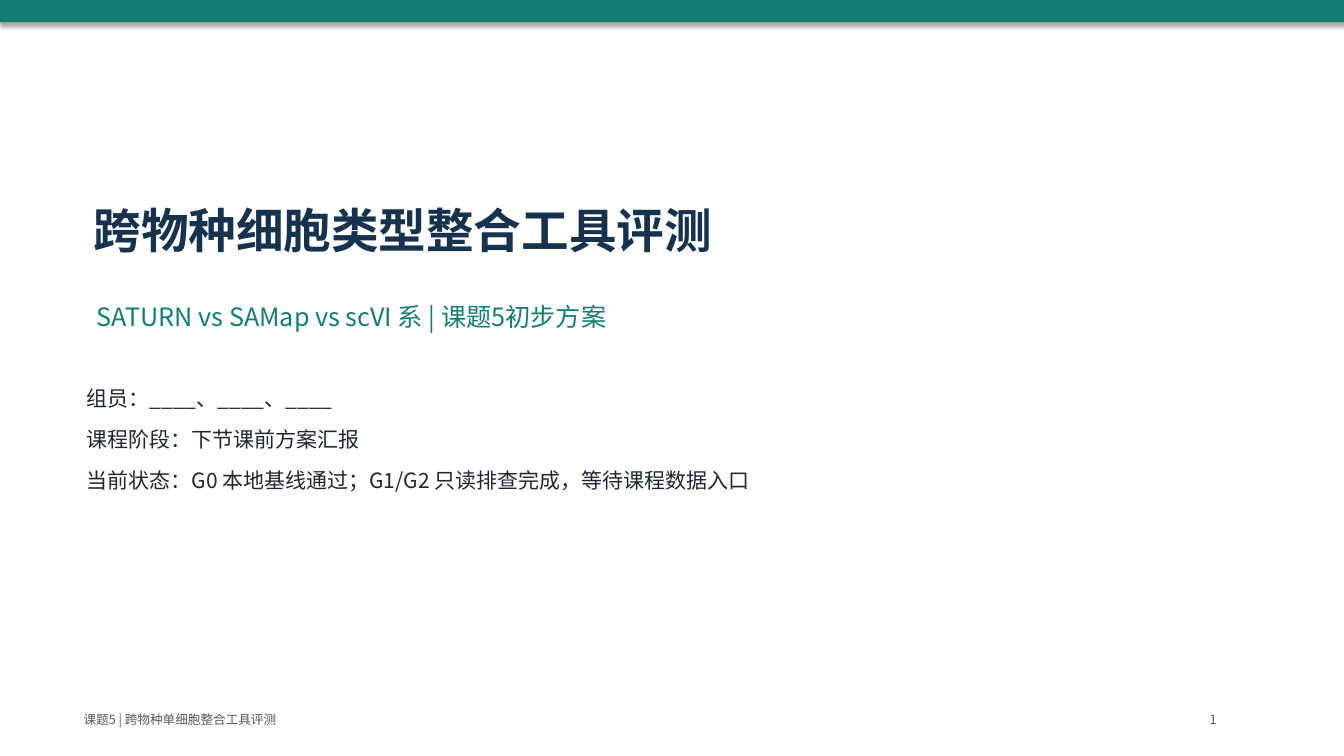
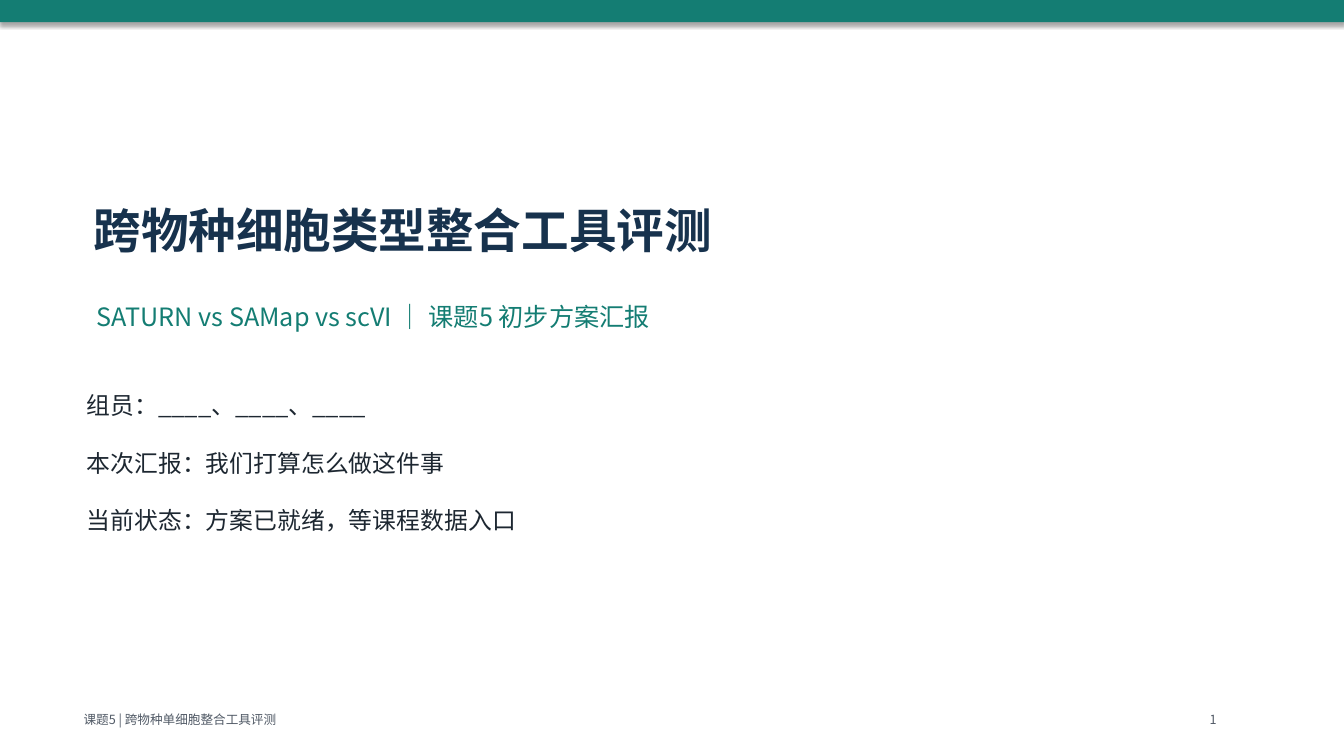
Before and after one commit to bernis-web/course5-prep, a slide deck: slide 1 of deliverables/course5-monday-presentation.pptx. Drawn at 1344x756 pixels with LibreOffice and Linux fonts; fonts in the diff are those of the drawing. Boxes give left, top, right and bottom in pixels: in the first picture for what was removed or moved away, otherwise in the second. Text is boxed around its words. In the diff, an @@ line names an element or a change of style, - is before the commit and + after.

```diff
--- a/deliverables/course5-monday-presentation.pptx
+++ b/deliverables/course5-monday-presentation.pptx
@@ text at (x1=97, y1=305, x2=650, y2=332): text changed @@
-SATURN vs SAMap vs scVI 系 | 课题5初步方案
+SATURN vs SAMap vs scVI ｜ 课题5 初步方案汇报
@@ text at (x1=87, y1=394, x2=366, y2=418): size 15 to 17 pt in "组员：____、____、____"; line spacing 1.12 to 1.28; more space between paragraphs @@
@@ text at (x1=87, y1=452, x2=516, y2=532): text changed; size 15 to 17 pt @@
-课程阶段：下节课前方案汇报
-当前状态：G0 本地基线通过；G1/G2 只读排查完成，等待课程数据入口
+本次汇报：我们打算怎么做这件事
+当前状态：方案已就绪，等课程数据入口
```
Also in this commit, not shown: 5 other slides changed, 7 slides added, 7 slides removed, 2 other files.
